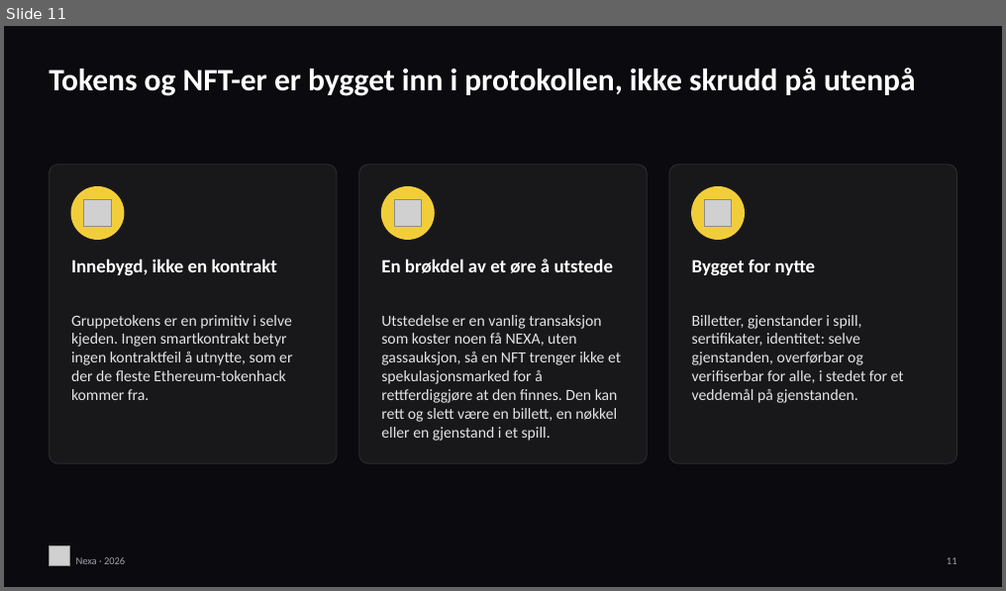
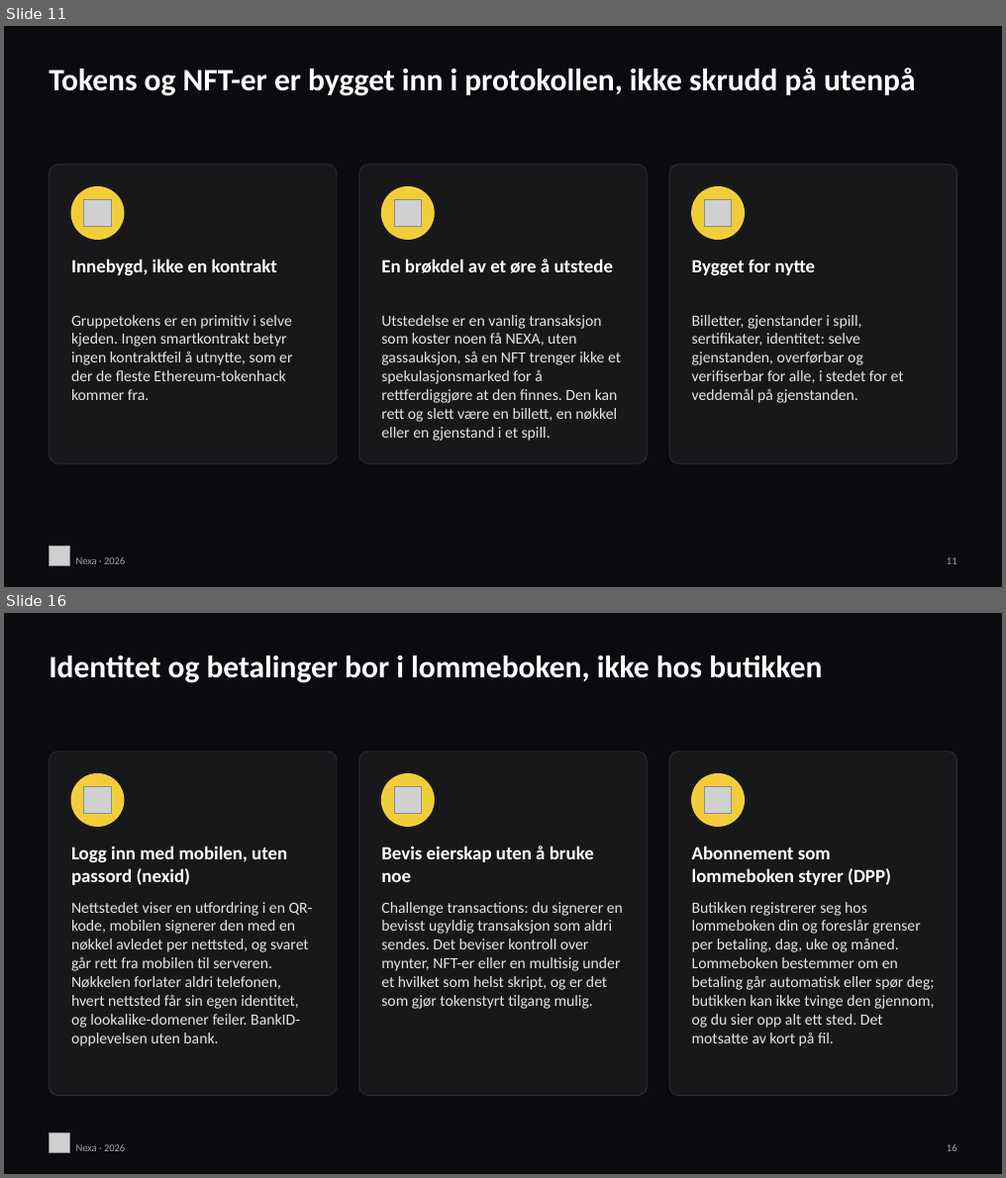
Before and after one commit to jQrgen/presentations, a slide deck: docs/nexa-vs-bitcoin-ethereum/Nexa-vs-Bitcoin-Ethereum-NO.pptx. Shown one above the other, each under a label of ours: slide 11 before the commit, slides 11 and 16 after it; the slides between them are not shown. The pictures are 1006x591 and 1006x1178 pixels, drawn with LibreOffice and Linux fonts; fonts in the diff are those of the drawing; grey boxes stand for pictures. Boxes give left, top, right and bottom in pixels: in the first picture for what was removed or moved away, otherwise in the second. Text is boxed around its words. In the diff, an @@ line names an element or a change of style, - is before the commit and + after.

Commit message:
Nexa deck: authority batons, Token Secrets, wallet identity and payments, Tailstorm (19 slides)

```diff
--- a/docs/nexa-vs-bitcoin-ethereum/Nexa-vs-Bitcoin-Ethereum-NO.pptx
+++ b/docs/nexa-vs-bitcoin-ethereum/Nexa-vs-Bitcoin-Ethereum-NO.pptx
@@ slide 16 added at (4, 613, 1002, 1174), background #0A0A0F @@
@@ text added at (49, 656, 822, 683), 30 pt, text #FFFFFF, bold @@
+Identitet og betalinger bor i lommeboken, ikke hos butikken
@@ rounded rectangle added at (49, 752, 337, 1096), fill #18181B, outline #2E2E35 0.75 pt @@
@@ rounded rectangle added at (358, 752, 647, 1096), fill #18181B, outline #2E2E35 0.75 pt @@
@@ rounded rectangle added at (669, 752, 957, 1096), fill #18181B, outline #2E2E35 0.75 pt @@
@@ ellipse added at (71, 774, 124, 827), fill #F2CD3A, outline #F2CD3A 1 pt @@
@@ picture added at (84, 786, 111, 814) @@
@@ ellipse added at (381, 774, 434, 827), fill #F2CD3A, outline #F2CD3A 1 pt @@
@@ picture added at (394, 786, 421, 814) @@
@@ ellipse added at (692, 774, 745, 827), fill #F2CD3A, outline #F2CD3A 1 pt @@
@@ picture added at (705, 786, 732, 814) @@
@@ text added at (71, 846, 287, 885), 18 pt, text #FFFFFF, bold @@
+Logg inn med mobilen, uten passord (nexid)
@@ text added at (381, 846, 594, 882), 18 pt, text #FFFFFF, bold @@
+Bevis eierskap uten å bruke noe
@@ text added at (692, 846, 891, 885), 18 pt, text #FFFFFF, bold @@
+Abonnement som lommeboken styrer (DPP)
@@ text added at (71, 902, 313, 1047), 15 pt, text #E4E4E7 @@
+Nettstedet viser en utfordring i en QR-kode, mobilen signerer den med en nøkkel avledet per nettsted, og svaret går rett fra mobilen til serveren. Nøkkelen forlater aldri telefonen, hvert nettsted får sin egen identitet, og lookalike-domener feiler. BankID-opplevelsen uten bank.
@@ text added at (381, 902, 623, 1009), 15 pt, text #E4E4E7 @@
+Challenge transactions: du signerer en bevisst ugyldig transaksjon som aldri sendes. Det beviser kontroll over mynter, NFT-er eller en multisig under et hvilket som helst skript, og er det som gjør tokenstyrt tilgang mulig.
@@ text added at (692, 902, 935, 1047), 15 pt, text #E4E4E7 @@
+Butikken registrerer seg hos lommeboken din og foreslår grenser per betaling, dag, uke og måned. Lommeboken bestemmer om en betaling går automatisk eller spør deg; butikken kan ikke tvinge den gjennom, og du sier opp alt ett sted. Det motsatte av kort på fil.
@@ picture added at (49, 1134, 70, 1154) @@
@@ text added at (76, 1145, 125, 1152), 10 pt, text #A1A1AA @@
+Nexa · 2026
@@ text added at (946, 1145, 957, 1152), 10 pt, text #A1A1AA @@
+16
```
Also in this commit, not shown: 6 slides changed, 2 other slides added, 27 other files.
